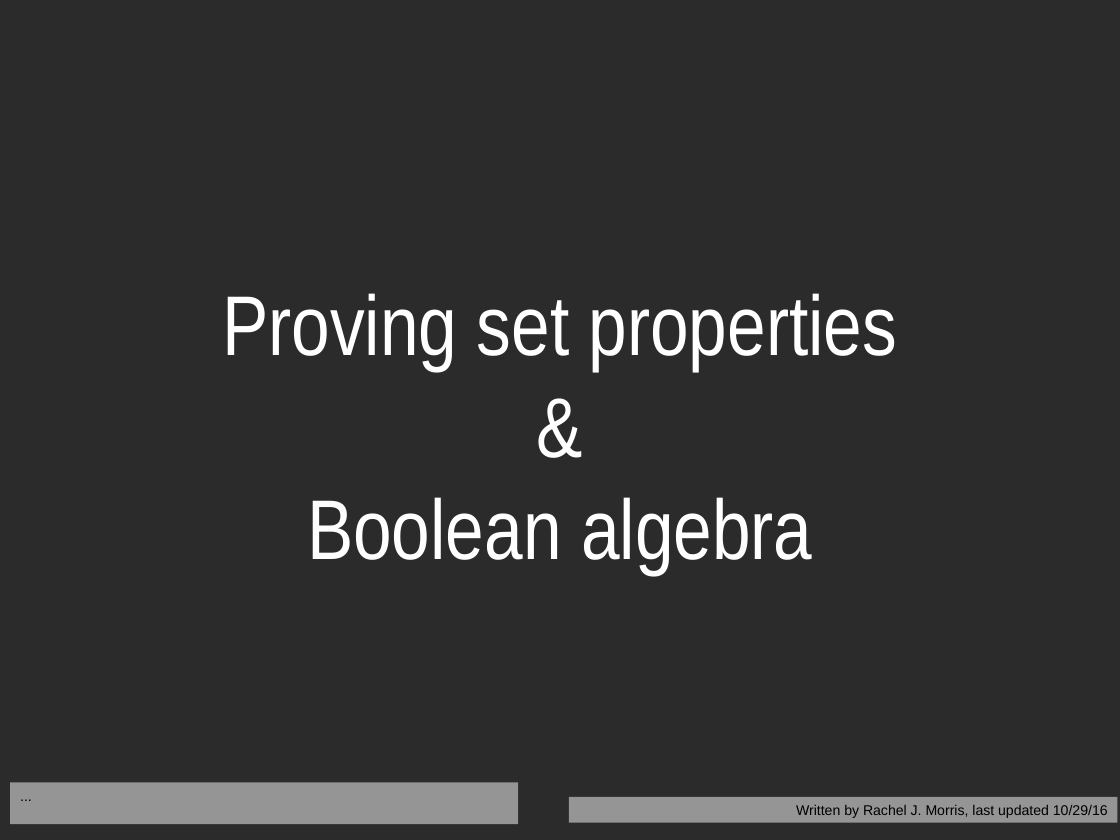
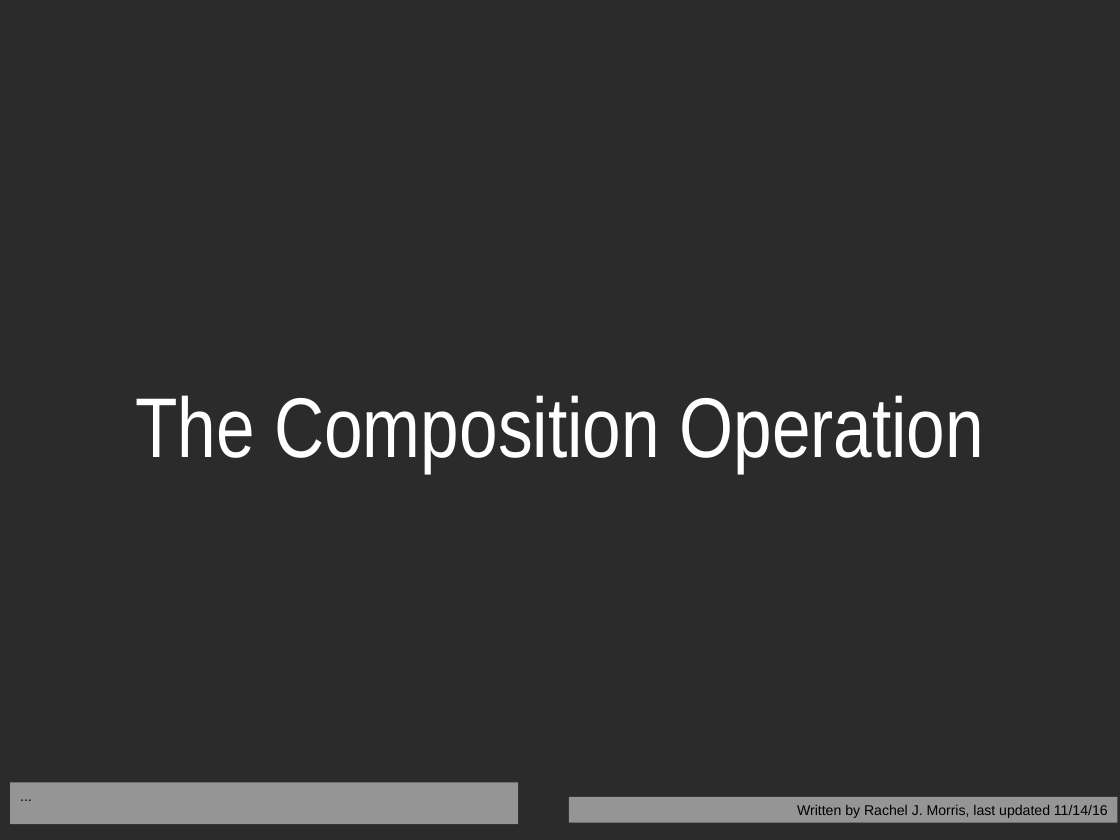
Before and after one commit to nguyenchithien/CS210-Discrete-Structures, a slide deck: slide 1 of Lectures/Lecture Slides 4.2.odp. Drawn at 1120x840 pixels with LibreOffice and Linux fonts; fonts in the diff are those of the drawing; background and template pictures are left out; a plain dark background stands for a picture behind light text. Boxes give left, top, right and bottom in pixels: in the first picture for what was removed or moved away, otherwise in the second. Text is boxed around its words. In the diff, an @@ line names an element or a change of style, - is before the commit and + after.

Commit message:
4.2 slides

```diff
--- a/Lectures/Lecture Slides 4.2.odp
+++ b/Lectures/Lecture Slides 4.2.odp
@@ title at [135,395,984,473]: text changed @@
-Proving set properties
-&
-Boolean algebra
+The Composition Operation
@@ text in rectangle at [797,805,1108,818]: text changed @@
-Written by Rachel J. Morris, last updated 10/29/16
+Written by Rachel J. Morris, last updated 11/14/16
```
Also in this commit, not shown: 11 slides added, 26 slides removed, 3 other files.
